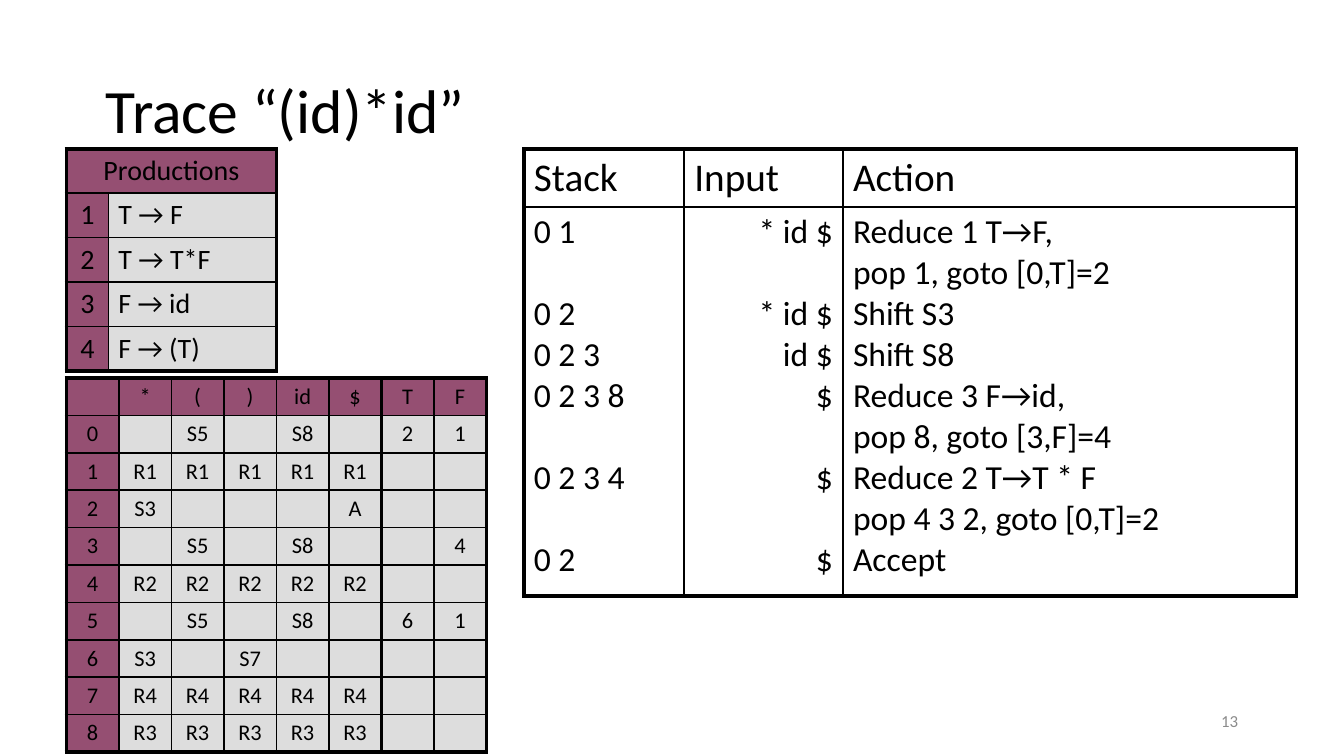
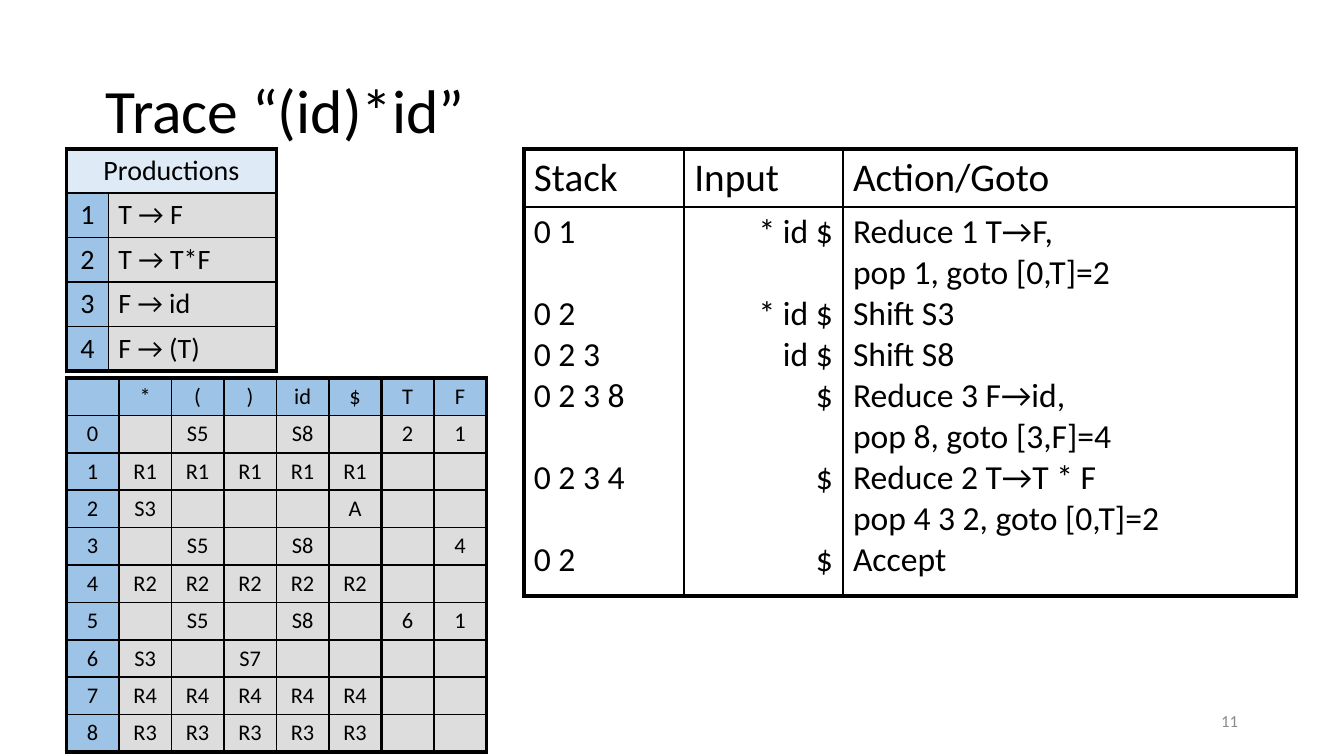
Before and after one commit to anoopsarkar/compilers-class, a slide deck: slide 11 of assets/ppt/parsing/lr2-lr_0-parsing.pptx (slide 13 before the commit). Drawn at 1344x756 pixels with LibreOffice and Linux fonts; fonts in the diff are those of the drawing. Boxes give left, top, right and bottom in pixels: in the first picture for what was removed or moved away, otherwise in the second. Text is boxed around its words. In the diff, an @@ line names an element or a change of style, - is before the commit and + after.

```diff
--- a/assets/ppt/parsing/lr2-lr_0-parsing.pptx
+++ b/assets/ppt/parsing/lr2-lr_0-parsing.pptx
@@ table at <box>66,149,276,367</box> @@
@@ fill #954F72 to #DEEBF7 in row 1, column 1 @@
@@ fill #954F72 to #9DC3E6 in 4 cells @@
@@ table at <box>524,149,1297,595</box> @@
-row 1, column 3: Action
+row 1, column 3: Action/Goto
@@ table at <box>66,378,485,747</box> @@
@@ fill #954F72 to #9DC3E6 in 17 cells @@
@@ page number at <box>1221,716,1238,727</box>: text changed @@
-13
+11
```
Also in this commit, not shown: 17 other slides changed, 2 slides added, 2 slides removed, 3 other files.
